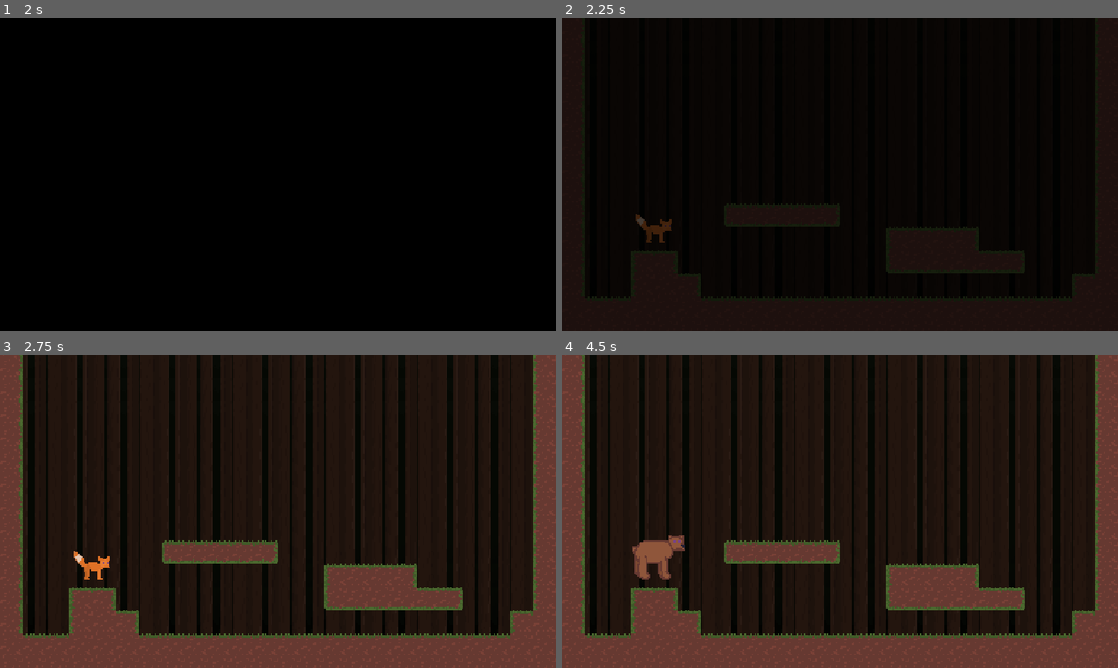
Above: before the commit, frames 1-4 (two rows, left to right).
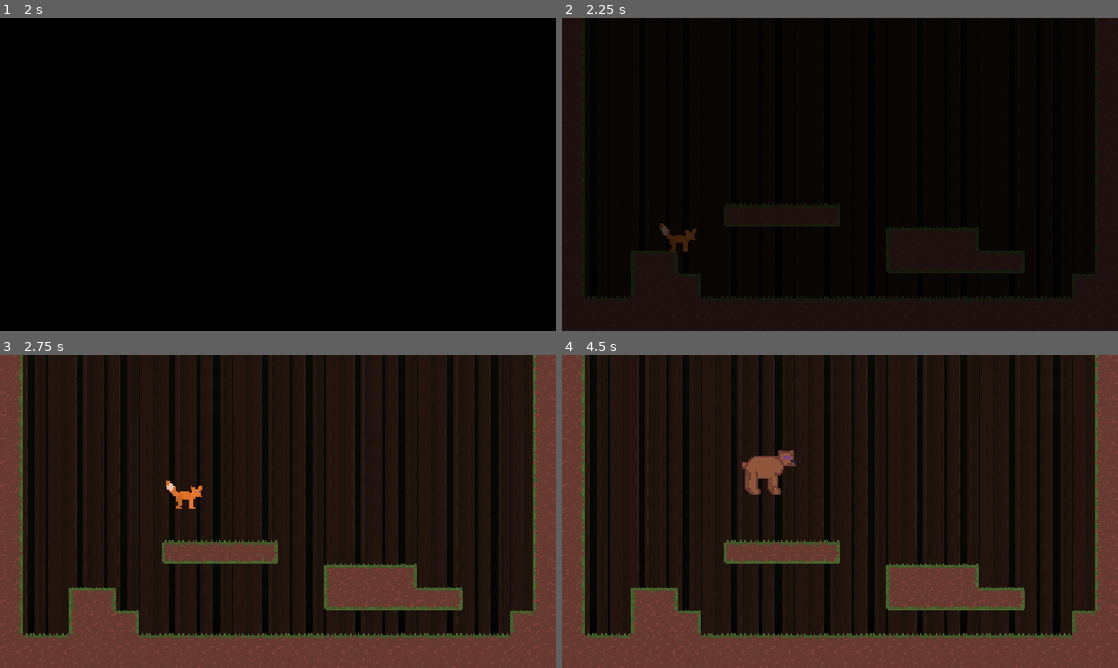
Above: after the commit, the same moments.

Repository: EmpathyC128/GameOff2026
Game: Godot game, scene res://game/main.tscn
The game is run twice, just before and just after one commit, with the same random seed, the same clock (stepped at 60 frames per second) and the same inputs.
Inputs:
- Up to frame 1 (2 s): tap Enter at 0.5 s; hold D (right, bound only after the commit) 0.53-1.25 s; tap W (up, bound only after the commit) at 0.6, 0.77, 1.07 s; click "Play" at 1.25 s
- Up to frame 2 (2.25 s): hold D (right, bound only after the commit) from 2.03 s (still down); tap 1 (transform_1) at 2.1 s
- Up to frame 3 (2.75 s): keep holding D (right, bound only after the commit); tap W (up, bound only after the commit) at 2.27, 2.3, 2.57 s
- Up to frame 4 (4.5 s): release D (right, bound only after the commit) at 2.78 s; hold A (left, bound only after the commit) 2.78-3.53 s; tap 2 (transform_2) at 2.85 s; tap W (up, bound only after the commit) at 3.05, 3.77, 3.8, 4.07 s; tap Space at 3.5 s; hold D (right, bound only after the commit) from 3.53 s (still down); tap 3 (transform_3) at 3.6 s; tap Enter at 4.25 s; tap 4 (transform_4) at 4.35 s

Frame 1 is identical in both runs. In frame 2, 0.4% of the frame differs, in the area x 13-25%, y 62-75%; in frame 3, 0.5%; in frame 4, 1.6%, in the area x 12-43%, y 30-72%.

Commit message:
Feature: Movement + fox movement

Diff:
--- a/game/autoload/Global.gd
+++ b/game/autoload/Global.gd
@@ -1 +1,16 @@
-extends Node
+extends Node2D
+
+
+var paused: bool = false:
+    set(value):
+        paused = value
+        SignalBus.paused_status.emit(value)
+
+
+func pause():
+    paused = true
+
+
+var now: int:
+    get:
+        return Time.get_ticks_msec()
--- a/game/autoload/SignalBus.gd
+++ b/game/autoload/SignalBus.gd
@@ -1 +1,4 @@
 extends Node
+
+
+signal paused_status(paused: bool)
--- /dev/null
+++ b/game/player/data/movement/bear-movement.tres
@@ -0,0 +1,7 @@
+[gd_resource type="Resource" script_class="MovementSettings" format=3 uid="uid://cs41xth2whjci"]
+
+[ext_resource type="Script" uid="uid://cx8mtne1apj5c" path="res://game/player/movement/movement_settings.gd" id="1_1dves"]
+
+[resource]
+script = ExtResource("1_1dves")
+metadata/_custom_type_script = "uid://cx8mtne1apj5c"
--- /dev/null
+++ b/game/player/data/movement/fox-movement.tres
@@ -0,0 +1,20 @@
+[gd_resource type="Resource" script_class="MovementSettings" format=3 uid="uid://gnua1nrqyuq2"]
+
+[ext_resource type="Script" uid="uid://cx8mtne1apj5c" path="res://game/player/movement/movement_settings.gd" id="1_sbwi3"]
+
+[resource]
+script = ExtResource("1_sbwi3")
+max_run_speed = 120.0
+run_acceleration = 1500.0
+run_decceleration = 3000.0
+turn_acceleration = 3000.0
+jump_strength = 220.0
+downward_gravity_multiplier = 1.3
+air_acceleration = 700.0
+air_decceleration = 300.0
+air_turn_acceleration = 800.0
+coyote_time_ms = 80
+jump_buffer_ms = 80
+terminal_velocity = 700.0
+push_force = 0.0
+metadata/_custom_type_script = "uid://cx8mtne1apj5c"
--- /dev/null
+++ b/game/player/data/movement/rat-movement.tres
@@ -0,0 +1,8 @@
+[gd_resource type="Resource" script_class="MovementSettings" format=3 uid="uid://bb4gfgj7kiyr2"]
+
+[ext_resource type="Script" uid="uid://cx8mtne1apj5c" path="res://game/player/movement/movement_settings.gd" id="1_q1jiu"]
+
+[resource]
+script = ExtResource("1_q1jiu")
+can_dig = true
+metadata/_custom_type_script = "uid://cx8mtne1apj5c"
--- /dev/null
+++ b/game/player/data/movement/raven-movement.tres
@@ -0,0 +1,8 @@
+[gd_resource type="Resource" script_class="MovementSettings" format=3 uid="uid://db4v3h1ctxs4f"]
+
+[ext_resource type="Script" uid="uid://cx8mtne1apj5c" path="res://game/player/movement/movement_settings.gd" id="1_ixwwc"]
+
+[resource]
+script = ExtResource("1_ixwwc")
+primary_mode = 0
+metadata/_custom_type_script = "uid://cx8mtne1apj5c"
--- a/game/player/familiar.tscn
+++ b/game/player/familiar.tscn
@@ -9,8 +9,12 @@
 [ext_resource type="Script" uid="uid://0i8wi2ybuqn3" path="res://game/common/state_machine/state_machine.gd" id="6_sau4e"]
 [ext_resource type="Script" uid="uid://bhgov301k4y61" path="res://game/player/player_state.gd" id="7_djdiv"]
 [ext_resource type="Shape2D" uid="uid://dsomqubayauae" path="res://game/player/data/collision/raven-collision-shape.tres" id="9_dtyqx"]
+[ext_resource type="Resource" uid="uid://gnua1nrqyuq2" path="res://game/player/data/movement/fox-movement.tres" id="9_y8r0a"]
 [ext_resource type="Shape2D" uid="uid://cldceupwhkw8b" path="res://game/player/data/collision/rat-collision-shape.tres" id="10_ktoe7"]
+[ext_resource type="Resource" uid="uid://db4v3h1ctxs4f" path="res://game/player/data/movement/raven-movement.tres" id="10_r2l85"]
 [ext_resource type="Shape2D" uid="uid://bw6q5u66xsn72" path="res://game/player/data/collision/bear-collision-shape.tres" id="11_peoi1"]
+[ext_resource type="Resource" uid="uid://bb4gfgj7kiyr2" path="res://game/player/data/movement/rat-movement.tres" id="12_mjds8"]
+[ext_resource type="Resource" uid="uid://cs41xth2whjci" path="res://game/player/data/movement/bear-movement.tres" id="14_hjdyg"]
 
 [sub_resource type="AtlasTexture" id="AtlasTexture_sau4e"]
 atlas = ExtResource("1_d6ffh")
@@ -113,6 +117,7 @@
 state_3 = NodePath("../Rat")
 state_4 = NodePath("../Bear")
 movement = NodePath("../../Movement")
+movement_settings = ExtResource("9_y8r0a")
 sprite = NodePath("../../FoxSprite")
 collision = NodePath("../../CollisionShape2D")
 collision_shape = ExtResource("5_6s3l2")
@@ -125,6 +130,7 @@
 state_3 = NodePath("../Rat")
 state_4 = NodePath("../Bear")
 movement = NodePath("../../Movement")
+movement_settings = ExtResource("10_r2l85")
 sprite = NodePath("../../RavenSprite")
 collision = NodePath("../../CollisionShape2D")
 collision_shape = ExtResource("9_dtyqx")
@@ -137,6 +143,7 @@
 state_2 = NodePath("../Raven")
 state_4 = NodePath("../Bear")
 movement = NodePath("../../Movement")
+movement_settings = ExtResource("12_mjds8")
 sprite = NodePath("../../RatSprite")
 collision = NodePath("../../CollisionShape2D")
 collision_shape = ExtResource("10_ktoe7")
@@ -149,6 +156,7 @@
 state_2 = NodePath("../Raven")
 state_3 = NodePath("../Rat")
 movement = NodePath("../../Movement")
+movement_settings = ExtResource("14_hjdyg")
 sprite = NodePath("../../BearSprite")
 collision = NodePath("../../CollisionShape2D")
 collision_shape = ExtResource("11_peoi1")
--- a/game/player/movement/movement.gd
+++ b/game/player/movement/movement.gd
@@ -3,13 +3,28 @@
 @export var player: CharacterBody2D
 @export var initial_movement_settings: MovementSettings
 
-var movement_settings: MovementSettings
+var settings: MovementSettings
 
 var enabled: bool = true
 
 
+# State
+var last_jump_press: int = 0
+var last_floor_touch: int = 0
+var prev_tick_on_floor: bool = false
+var last_jump: int = 0
+var last_land: int = 0
+
+var last_obstacle_collide: int = 0
+var last_non_zero_velocity: int = 0
+
+
+func _ready() -> void:
+    settings = initial_movement_settings
+
+
 func set_movement_settings(new_settings: MovementSettings) -> void:
-    movement_settings = new_settings
+    settings = new_settings
 
 
 func enable_movement() -> void:
@@ -18,3 +33,131 @@
 
 func disable_movement() -> void:
     enabled = false
+
+
+func _physics_process(delta: float) -> void:
+    if not enabled:
+        return
+
+    if Global.paused:
+        return
+
+    if settings.primary_mode == MovementSettings.PrimaryMode.FLY:
+        process_fly(delta)
+    else:  # WALK
+        process_walk(delta)
+
+
+func process_fly(delta: float) -> void:
+    pass
+
+
+func process_walk(delta: float) -> void:
+    var now: int = Global.now
+
+    if settings.can_jump and Input.is_action_just_pressed("up"):
+        last_jump_press = now
+
+    if player.is_on_floor():
+        process_walk_on_ground(delta, now)
+    else:
+        process_walk_in_air(delta, now)
+
+    # Clamping
+    player.velocity.x = max(-settings.max_run_speed, min(settings.max_run_speed, player.velocity.x))
+    player.velocity.y = min(settings.terminal_velocity, player.velocity.y)
+
+    prev_tick_on_floor = player.is_on_floor()
+
+    # Apply movement
+    player.move_and_slide()
+    if player.velocity.x != 0:
+        last_non_zero_velocity = now
+
+    # Pushing obstacles
+    process_push(now)
+
+
+func process_walk_in_air(delta: float, now: int) -> void:
+
+    # Jump
+    if (last_jump_press == now) and (now - last_floor_touch) <= max(0, settings.coyote_time_ms):
+        jump(now)
+
+    # Apply Gravity
+    else:
+
+        var gravity_multiplier: float = 1.0
+        if player.velocity.y > 0:
+            gravity_multiplier = settings.downward_gravity_multiplier
+        player.velocity += player.get_gravity() * delta * gravity_multiplier
+
+    var direction := Input.get_axis("left", "right")
+
+    # Apply X velocity
+    apply_x_velocity(
+        direction,
+        settings.air_acceleration,
+        settings.air_turn_acceleration,
+        settings.air_decceleration,
+        delta
+        )
+
+
+func process_walk_on_ground(delta: float, now: int) -> void:
+    last_floor_touch = now
+
+    # Jump
+    if (now - last_jump_press) <= max(0, settings.jump_buffer_ms):
+        jump(now)
+
+    # Land
+    elif not prev_tick_on_floor:
+        last_land = now
+
+    var direction := Input.get_axis("left", "right")
+
+    # Apply X velocity
+    apply_x_velocity(
+        direction,
+        settings.run_acceleration,
+        settings.turn_acceleration,
+        settings.run_decceleration,
+        delta
+        )
+
+
+func apply_x_velocity(
+    direction: float,
+    acceleration: float,
+    turn_acceleration: float,
+    decceleration: float,
+    delta: float
+    ):
+    var turning: bool = (direction * player.velocity.x) < 0
+
+    if direction:
+        var acc: float = acceleration if not turning else turn_acceleration
+        player.velocity.x += acc * direction * delta
+    else:
+        player.velocity.x = move_toward(player.velocity.x, 0, decceleration * delta)
+
+
+func jump(now: int = -1) -> void:
+    if now == -1:
+        now = Global.now
+    player.velocity.y = - settings.jump_strength
+    last_jump = now
+    last_jump_press = 0
+
+
+func process_push(now: int):
+    if not settings.can_push:
+        return
+
+    for i in player.get_slide_collision_count():
+        var collision: KinematicCollision2D = player.get_slide_collision(i)
+        if collision.get_collider() is RigidBody2D:
+            last_obstacle_collide = now
+            var collider: Object = collision.get_collider()
+            collider.apply_central_impulse(-collision.get_normal() * settings.push_force)
--- a/game/player/movement/movement_settings.gd
+++ b/game/player/movement/movement_settings.gd
@@ -1 +1,38 @@
-class_name MovementSettings extends Node2D
+class_name MovementSettings extends Resource
+
+enum PrimaryMode {
+    FLY,
+    WALK
+}
+
+# Modes
+@export_category("Modes")
+@export var primary_mode: PrimaryMode = PrimaryMode.WALK
+@export var can_dig: bool = false
+@export var can_jump: bool = true
+@export var can_push: bool = false
+
+# Running
+@export_category("Running")
+@export var max_run_speed: float
+@export var run_acceleration: float
+@export var run_decceleration: float
+@export var turn_acceleration: float
+
+# Jumping
+@export_category("Jumping")
+@export var jump_strength: float
+@export var downward_gravity_multiplier: float = 1.0
+@export var air_acceleration: float
+@export var air_decceleration: float
+@export var air_turn_acceleration: float
+
+# Assist
+@export_category("Assist")
+@export var coyote_time_ms: int
+@export var jump_buffer_ms: int
+@export var terminal_velocity: float
+
+# Other
+@export_category("Other")
+@export var push_force: float = 80.0
--- a/project.godot
+++ b/project.godot
@@ -53,10 +53,36 @@
 "events": [Object(InputEventKey,"resource_local_to_scene":false,"resource_name":"","device":-1,"window_id":0,"alt_press …(191 unchanged characters)…
 ]
 }
+up={
+"deadzone": 0.2,
+"events": [Object(InputEventKey,"resource_local_to_scene":false,"resource_name":"","device":-1,"window_id":0,"alt_pressed":false,"shift_pressed":false,"ctrl_pressed":false,"meta_pressed":false,"pressed":false,"keycode":0,"physical_keycode":87,"key_label":0,"unicode":119,"location":0,"echo":false,"script":null)
+, Object(InputEventKey,"resource_local_to_scene":false,"resource_name":"","device":-1,"window_id":0,"alt_pressed":false,"shift_pressed":false,"ctrl_pressed":false,"meta_pressed":false,"pressed":false,"keycode":0,"physical_keycode":32,"key_label":0,"unicode":32,"location":0,"echo":false,"script":null)
+, Object(InputEventKey,"resource_local_to_scene":false,"resource_name":"","device":-1,"window_id":0,"alt_pressed":false,"shift_pressed":false,"ctrl_pressed":false,"meta_pressed":false,"pressed":false,"keycode":0,"physical_keycode":4194320,"key_label":0,"unicode":0,"location":0,"echo":false,"script":null)
+]
+}
+left={
+"deadzone": 0.2,
+"events": [Object(InputEventKey,"resource_local_to_scene":false,"resource_name":"","device":-1,"window_id":0,"alt_pressed":false,"shift_pressed":false,"ctrl_pressed":false,"meta_pressed":false,"pressed":false,"keycode":0,"physical_keycode":65,"key_label":0,"unicode":97,"location":0,"echo":false,"script":null)
+, Object(InputEventKey,"resource_local_to_scene":false,"resource_name":"","device":-1,"window_id":0,"alt_pressed":false,"shift_pressed":false,"ctrl_pressed":false,"meta_pressed":false,"pressed":false,"keycode":0,"physical_keycode":4194319,"key_label":0,"unicode":0,"location":0,"echo":false,"script":null)
+]
+}
+right={
+"deadzone": 0.2,
+"events": [Object(InputEventKey,"resource_local_to_scene":false,"resource_name":"","device":-1,"window_id":0,"alt_pressed":false,"shift_pressed":false,"ctrl_pressed":false,"meta_pressed":false,"pressed":false,"keycode":0,"physical_keycode":68,"key_label":0,"unicode":100,"location":0,"echo":false,"script":null)
+, Object(InputEventKey,"resource_local_to_scene":false,"resource_name":"","device":-1,"window_id":0,"alt_pressed":false,"shift_pressed":false,"ctrl_pressed":false,"meta_pressed":false,"pressed":false,"keycode":0,"physical_keycode":4194321,"key_label":0,"unicode":0,"location":0,"echo":false,"script":null)
+]
+}
+down={
+"deadzone": 0.2,
+"events": [Object(InputEventKey,"resource_local_to_scene":false,"resource_name":"","device":-1,"window_id":0,"alt_pressed":false,"shift_pressed":false,"ctrl_pressed":false,"meta_pressed":false,"pressed":false,"keycode":0,"physical_keycode":83,"key_label":0,"unicode":115,"location":0,"echo":false,"script":null)
+, Object(InputEventKey,"resource_local_to_scene":false,"resource_name":"","device":-1,"window_id":0,"alt_pressed":false,"shift_pressed":false,"ctrl_pressed":false,"meta_pressed":false,"pressed":false,"keycode":0,"physical_keycode":4194322,"key_label":0,"unicode":0,"location":0,"echo":false,"script":null)
+]
+}
 
 [physics]
 
 3d/physics_engine="Jolt Physics"
+2d/default_gravity=780.0
 
 [rendering]
 
